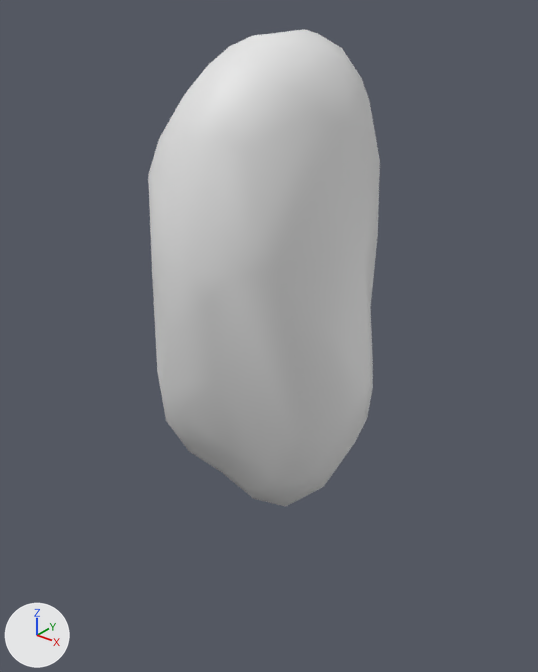
One commit to the OBJ model src/model/glass/glass.obj: the scene before it, then after it.
Rendered twice from a 50 mm camera at (4.68, -5.79, 3.06) aimed at (-0.07, 0.14, -0.62). Lighting does not change. The marker at lower left points along +X, +Y and +Z. Where no turn or scale is listed for an object, it has been applied to the vertices.

Objects in the first picture: 'Stone'.
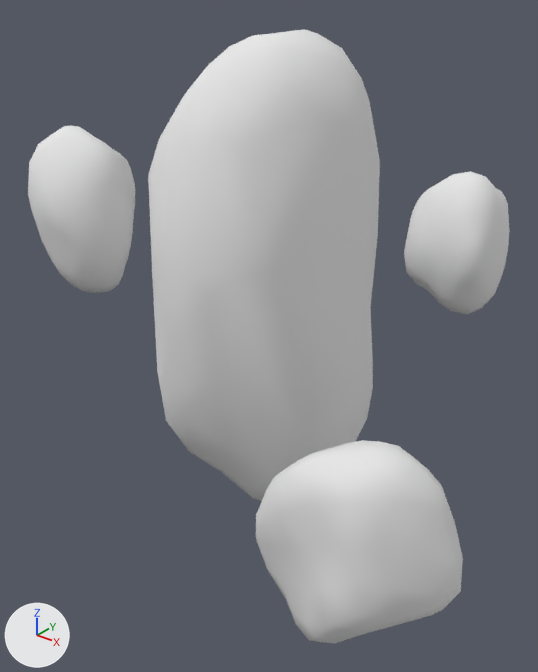
Commit message: update the glass object.

Boxes [x1, y1, x2, y2] around the edits, measured in the pictures (538 x 672 px):
```json
{"object": "Stone", "change": "reshaped", "before": [148, 29, 380, 507], "after": [28, 29, 510, 643], "on screen": "107% wider, 28% taller"}
{"part": 1, "of": "me_stone", "change": "added", "after": [28, 125, 135, 293]}
{"part": 2, "of": "me_stone", "change": "added", "after": [256, 440, 463, 643]}
{"part": 3, "of": "me_stone", "change": "added", "after": [404, 171, 510, 314]}
```

Scene script edits in JSON lines:
```json
{"op": "add", "block": "mat_stonematerial", "code": ["mat_stonematerial = principled_material('StoneMaterial')", "mat_stonematerial.base_color = (0.8, 0.8, 0.8)  # white #e7e7e7", "mat_stonematerial.roughness = 1.0"]}
{"block": "me_stone", "where": "# used by ob_stone; location = (0.0, 0.0, 0.0)"}
{"op": "remove", "block": "me_stone", "code": "me_stone.from_pydata(...)  # 153 vertices, 302 faces; spans x -1.18..1.23, y -1.43..1.17, z -2.57..2.62"}
{"op": "add", "block": "me_stone", "code": "me_stone.from_pydata(...)  # 879 vertices, 1022 faces; spans x -3.61..3.34, y -2.72..3.69, z -2.57..2.62"}
{"block": "me_stone", "change": "me_stone part 1: a new loose piece of 242 vertices spanning x -3.61..-2.29, y -0.63..0.64, z -0.76..1.39, in mat_stonematerial (white #e7e7e7)"}
{"block": "me_stone", "change": "me_stone part 2: a new loose piece of 242 vertices spanning x 1.83..3.34, y -2.72..-1.42, z -1.57..0.39, in mat_stonematerial (white #e7e7e7)"}
{"block": "me_stone", "change": "me_stone part 3: a new loose piece of 242 vertices spanning x 0.16..1.44, y 2.31..3.69, z -0.96..0.87, in mat_stonematerial (white #e7e7e7)"}
{"op": "add", "block": "me_stone", "code": "me_stone.materials.append(mat_stonematerial)  # white #e7e7e7"}
```
